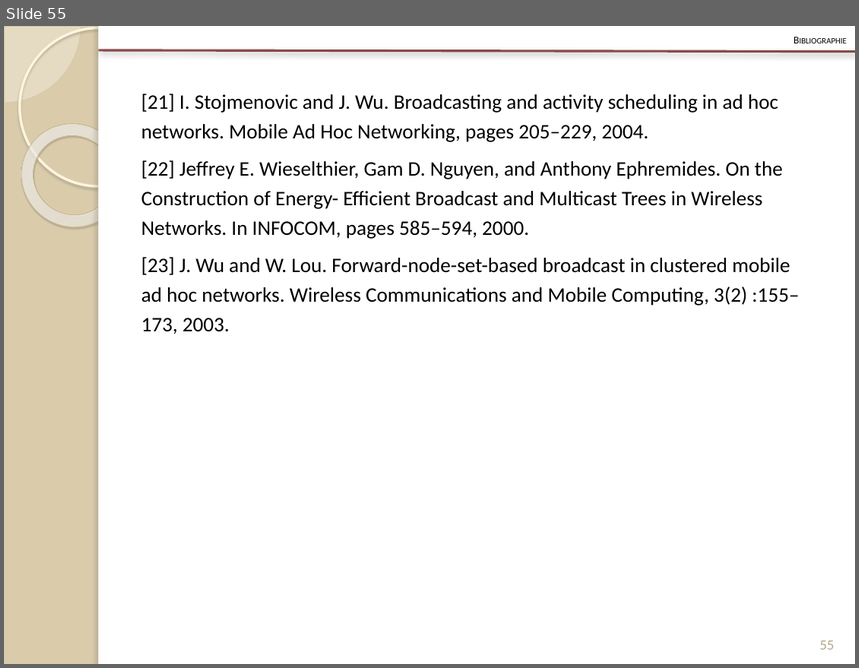
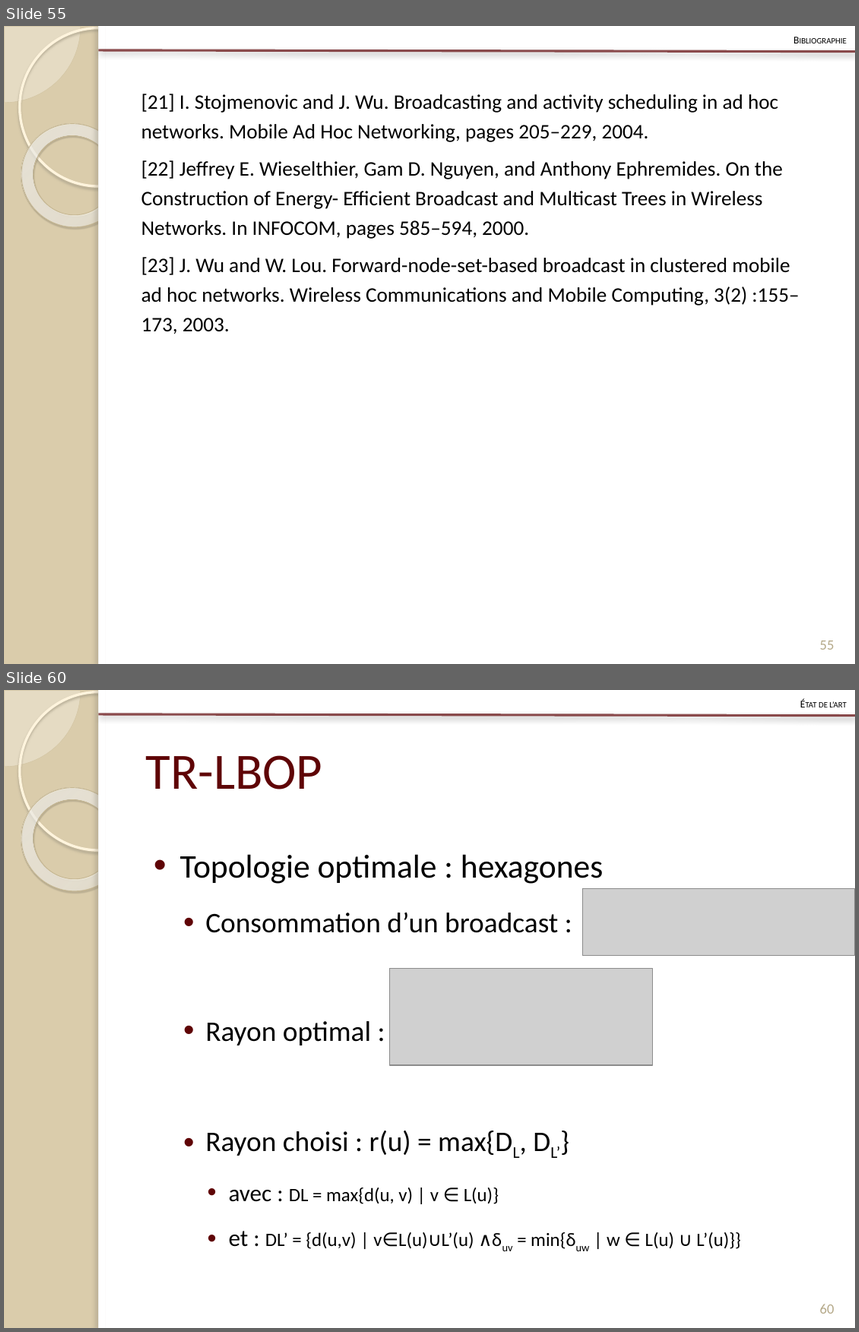
Before and after one commit to Patre/Energy-saving-in-sensors--networks, a slide deck: Redaction/Presentation/pres.pptx. Shown one above the other, each under a label of ours: slide 55 before the commit, slides 55 and 60 after it; the slides between them are not shown. The pictures are 859x668 and 859x1332 pixels, drawn with LibreOffice and Linux fonts; fonts in the diff are those of the drawing; grey boxes stand for pictures. Boxes give left, top, right and bottom in pixels: in the first picture for what was removed or moved away, otherwise in the second. Text is boxed around its words. In the diff, an @@ line names an element or a change of style, - is before the commit and + after.

```diff
--- a/Redaction/Presentation/pres.pptx
+++ b/Redaction/Presentation/pres.pptx
@@ slide 60 added at <box>4,690,855,1328</box>, background #DACCAB; not listed: 6 template elements that a slide beside it also shows @@
@@ text added at <box>819,701,846,707</box>, 8.8 pt, text #000000, small capitals @@
+État de l’art
@@ title added at <box>146,755,323,790</box>, 43 pt, text #5F0406 @@
+TR-LBOP
@@ text added at <box>180,854,741,1249</box>, 16 pt, text #000000 @@
+• Topologie optimale : hexagones
+  • Consommation d’un broadcast :
+  • Rayon optimal :
+  • Rayon choisi : r(u) = max{DL, DL’}
+    • avec : DL = max{d(u, v) | v ∈ L(u)}
+    • et : DL’ = {d(u,v) | v∈L(u)∪L’(u) ∧δuv = min{δuw | w ∈ L(u) ∪ L’(u)}}
@@ picture added at <box>583,888,855,955</box> @@
@@ picture added at <box>389,968,652,1065</box> @@
@@ page number added at <box>820,1304,835,1314</box>, 12 pt, text #B6A98A @@
+60
```
Also in this commit, not shown: 9 slides changed, 7 other slides added, 3 other files.
